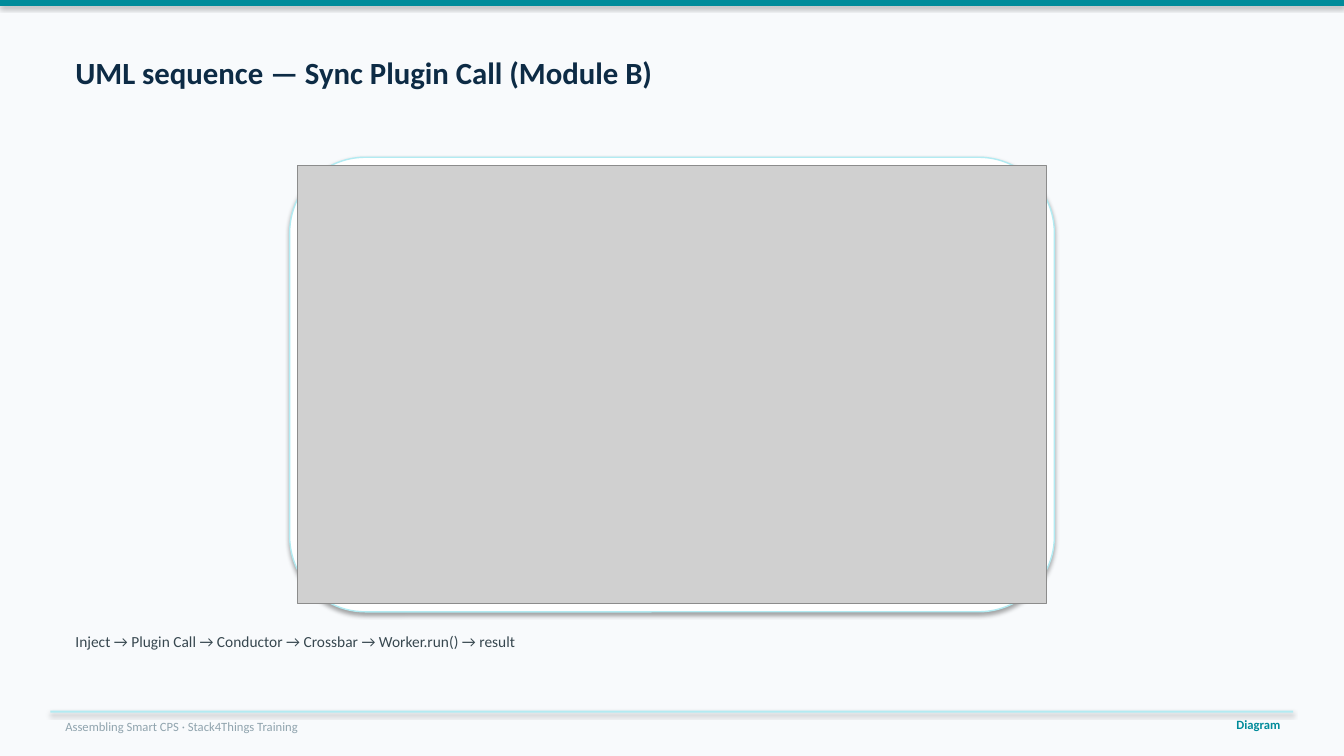
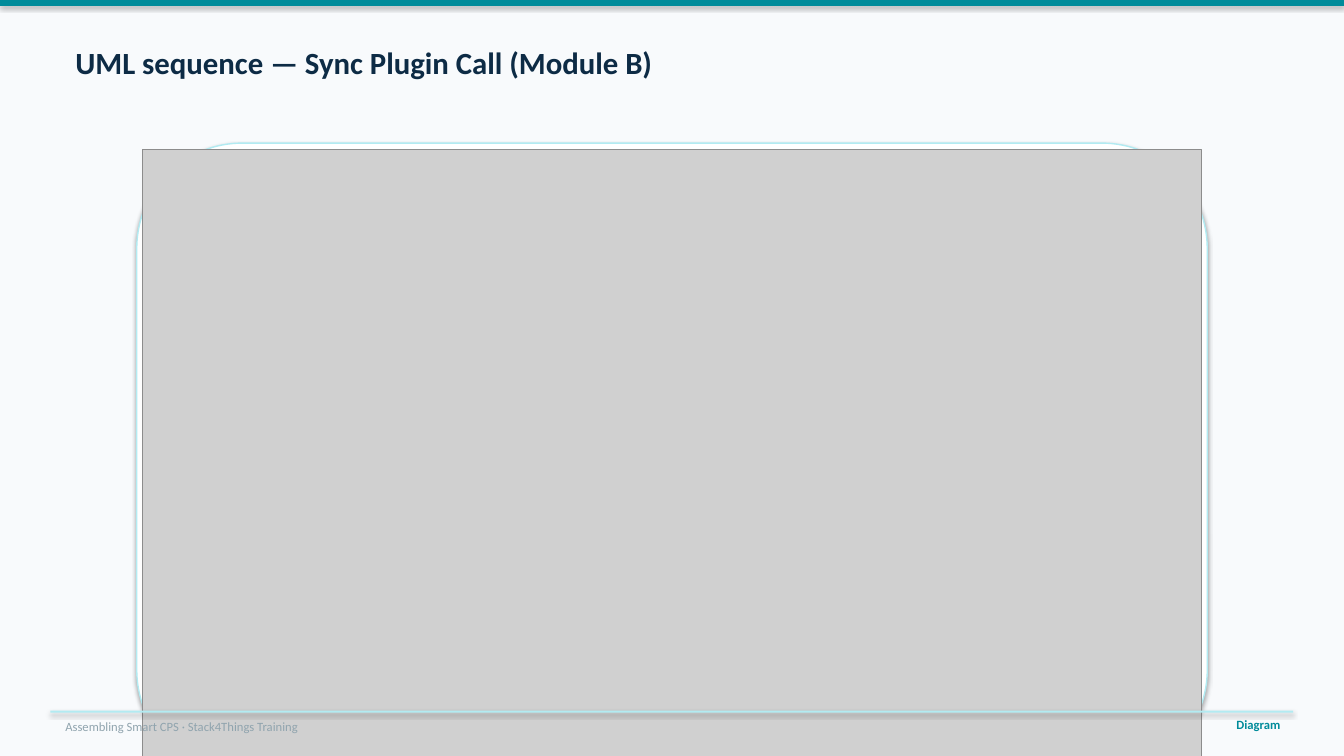
Before and after one commit to lucadagati/AssemblyingCPS_training, a slide deck: slide 30 of slides/ModuleB_Plugin_Services_EN.pptx. Drawn at 1344x756 pixels with LibreOffice and Linux fonts; fonts in the diff are those of the drawing; grey boxes stand for pictures. Boxes give left, top, right and bottom in pixels: in the first picture for what was removed or moved away, otherwise in the second. Text is boxed around its words. In the diff, an @@ line names an element or a change of style, - is before the commit and + after.

```diff
--- a/slides/ModuleB_Plugin_Services_EN.pptx
+++ b/slides/ModuleB_Plugin_Services_EN.pptx
@@ text "UML sequence — Sync Plugin ...": place and size @@
-text "UML sequence — Sync Plugin ..." at box(75, 61, 652, 90)
+text "UML sequence — Sync Plugin ..." at box(75, 51, 652, 80)
@@ rounded rectangle: place and size @@
-rounded rectangle at box(289, 157, 1055, 612)
+rounded rectangle at box(137, 143, 1208, 756)
@@ picture: place and size @@
-picture at box(297, 165, 1047, 604)
+picture at box(143, 149, 1202, 756)
@@ text removed at box(75, 636, 515, 650) @@
-Inject → Plugin Call → Conductor → Crossbar → Worker.run() → result
```
Also in this commit, not shown: 59 other slides changed, 15 other files.
